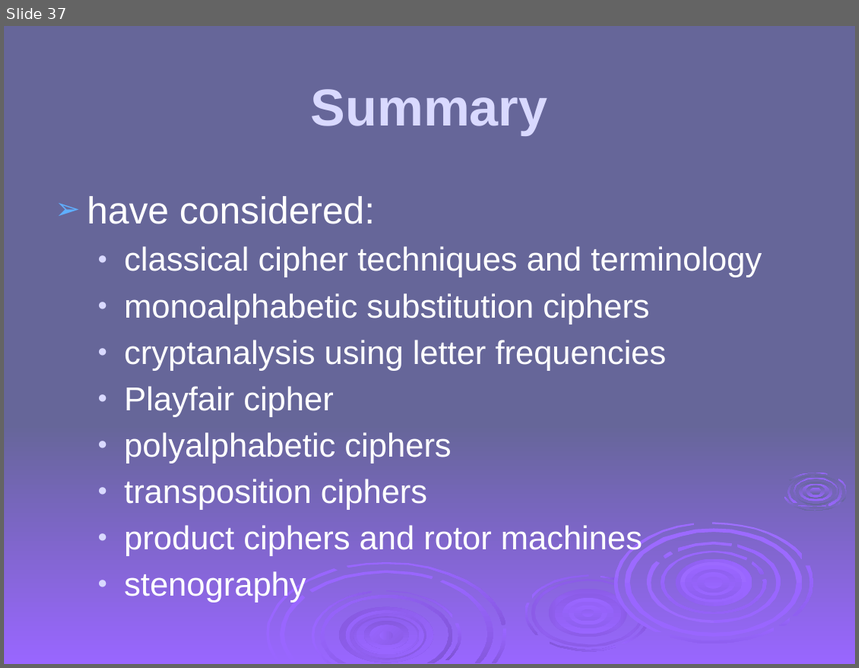
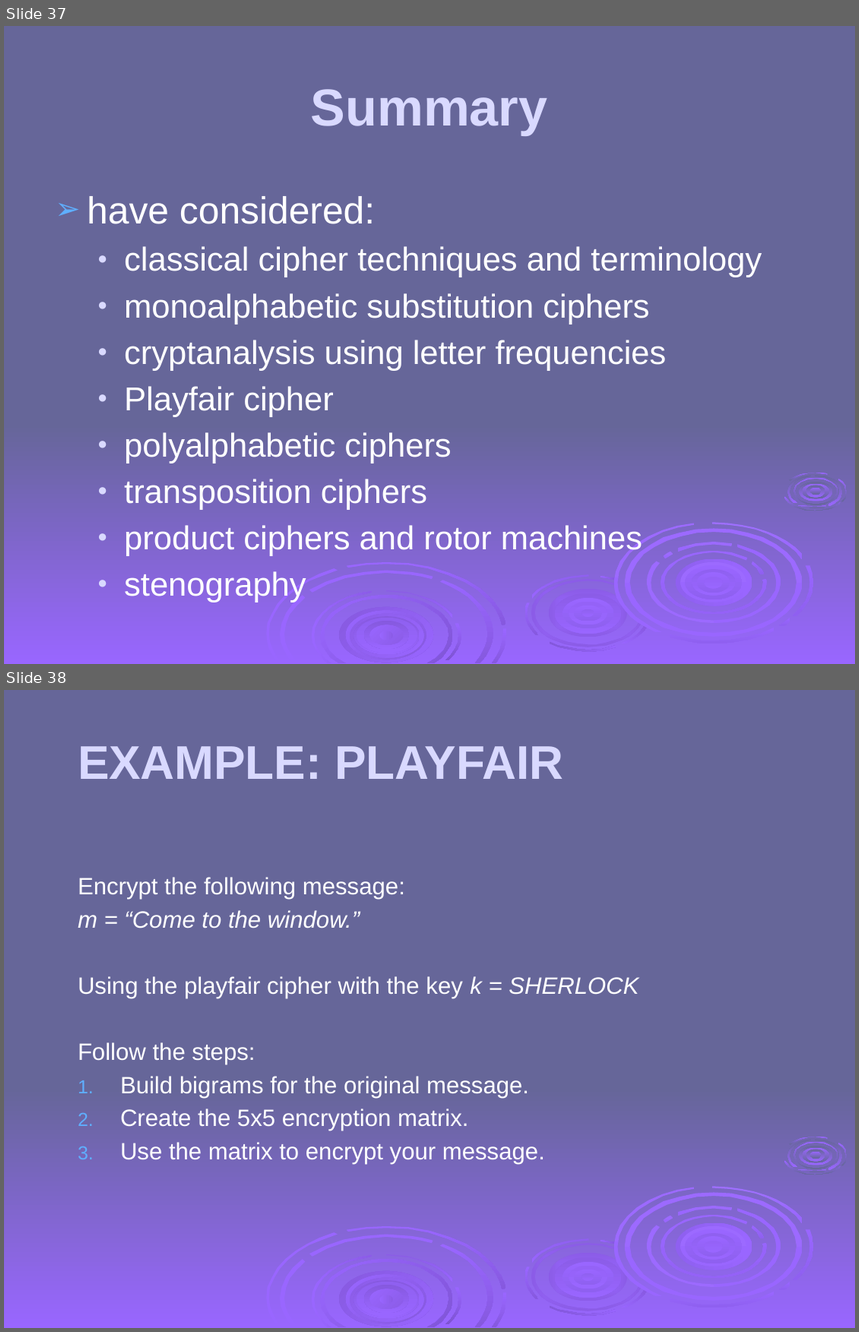
Before and after one commit to bozicb/bozicb.github.io, a slide deck: lectures/SECURITY/slides/lecture02.pptx. Shown one above the other, each under a label of ours: slide 37 before the commit, slides 37 and 38 after it. The pictures are 859x668 and 859x1332 pixels, drawn with LibreOffice and Linux fonts; fonts in the diff are those of the drawing. Boxes give left, top, right and bottom in pixels: in the first picture for what was removed or moved away, otherwise in the second. Text is boxed around its words. In the diff, an @@ line names an element or a change of style, - is before the commit and + after.

```diff
--- a/lectures/SECURITY/slides/lecture02.pptx
+++ b/lectures/SECURITY/slides/lecture02.pptx
@@ slide 38 added at (4,690,855,1328), background #666699; not listed: 59 template elements that a slide beside it also shows @@
@@ title added at (78,746,564,779), 40 pt, text #D9D9FF, bold @@
+EXAMPLE: PLAYFAIR
@@ text added at (78,877,639,1164), 20 pt, text #FFFFFF @@
+Encrypt the following message:
+m = “Come to the window.”
+Using the playfair cipher with the key k = SHERLOCK
+Follow the steps:
+1. Build bigrams for the original message.
+2. Create the 5x5 encryption matrix.
+3. Use the matrix to encrypt your message.
```
Also in this commit, not shown: 4 other files.
